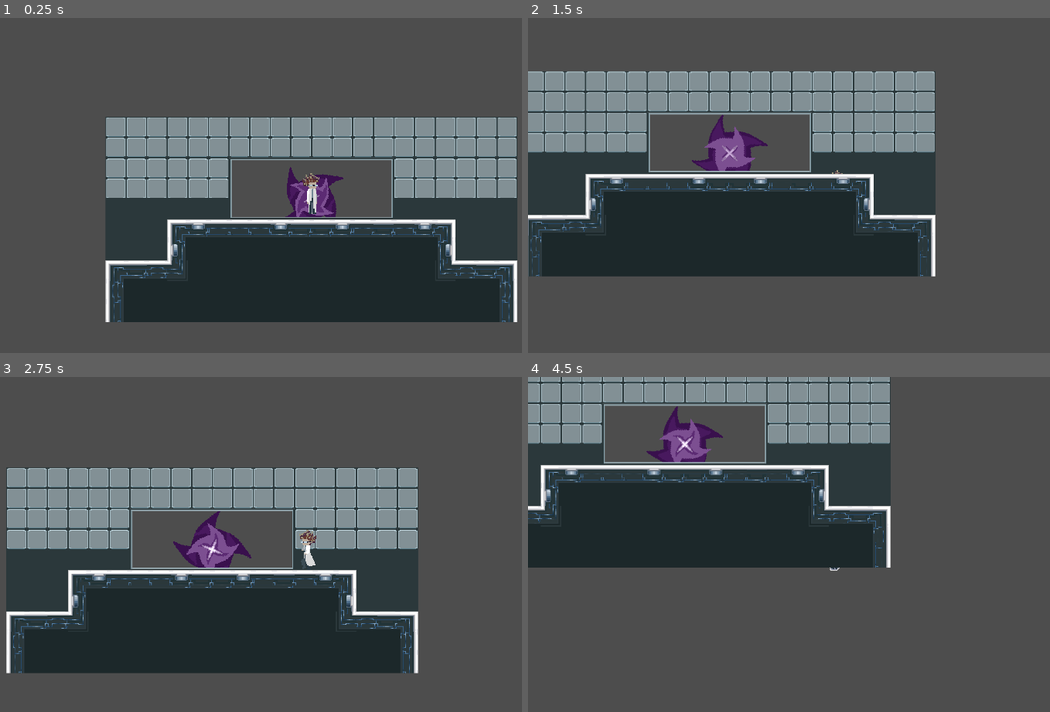
Above: before the commit, frames 1-4 (two rows, left to right).
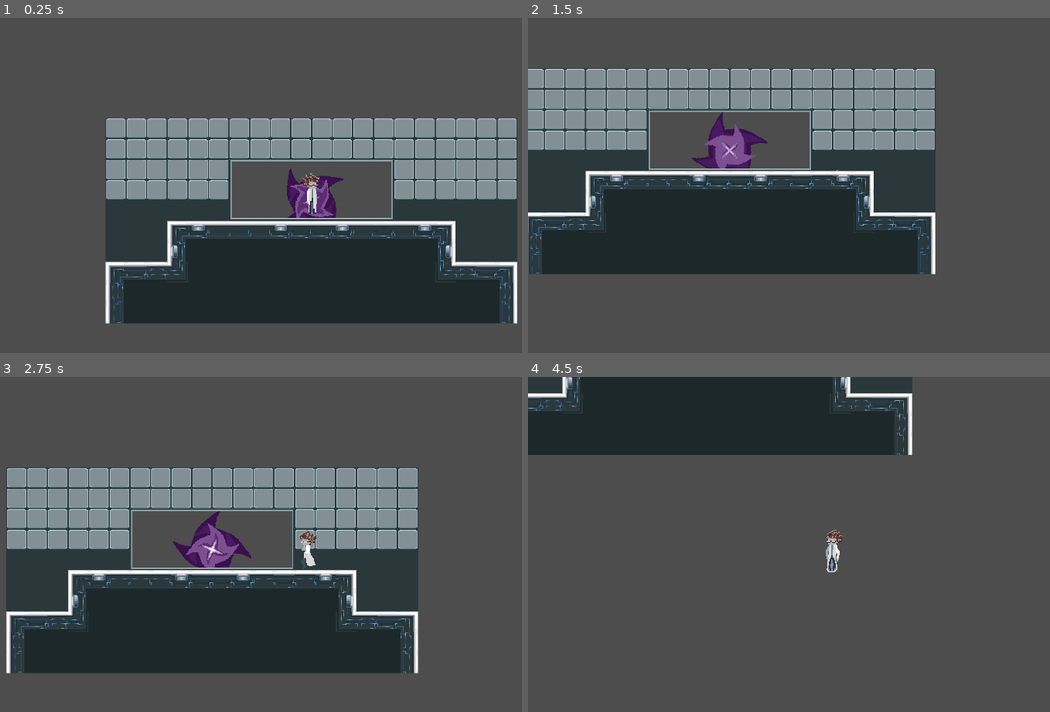
Above: after the commit, the same moments.

Repository: FieryEmber/GMTK2025
Game: Godot game, scene res://Scenes/level.tscn
Same seed, same stepped clock (60 frames per second), same inputs: the game is played once before the commit and once after it.
Inputs (mouse positions are in pixels of both pictures, inside the frame that each line leads up to):
- Up to frame 1 (0.25 s): no input
- Up to frame 2 (1.5 s): move the mouse to (971, 175) at 0.52 s; hold D (right) from 0.53 s (still down); tap T (teleport) at 0.6, 1.35 s; tap W (jump) at 0.77 s; move the mouse to (715, 208) at 1.27 s
- Up to frame 3 (2.75 s): tap W (jump) at 1.52 s; move the mouse to (370, 474) at 2.02 s; release D (right) at 2.03 s; hold A (left) from 2.03 s (still down); tap T (teleport) at 2.1 s
- Up to frame 4 (4.5 s): move the mouse to (804, 618) at 2.77 s; release A (left) at 2.78 s; hold D (right) 2.78-4.28 s; tap T (teleport) at 2.85, 3.6, 4.35 s; tap W (jump) at 3.02, 3.77 s; move the mouse to (1023, 601) at 3.52 s; move the mouse to (653, 497) at 4.27 s; hold A (left) from 4.28 s (still down)

The runs differ from the first frame. In frame 1, 6.2% of the frame differs, in the area x 20-100%, y 29-92%; in frame 2, 7.8%; in frame 3, less than 0.1%; in frame 4, 38%, in the area x 0-74%, y 0-59%.

Commit message:
remove physics tick stutter
- update Engine.physics_ticks_per_second = 240

Diff:
--- a/project-loop/project.godot
+++ b/project-loop/project.godot
@@ -72,3 +72,7 @@
 "events": [Object(InputEventKey,"resource_local_to_scene":false,"resource_name":"","device":-1,"window_id":0,"alt_press …(192 unchanged characters)…
 ]
 }
+
+[physics]
+
+common/physics_ticks_per_second=240
